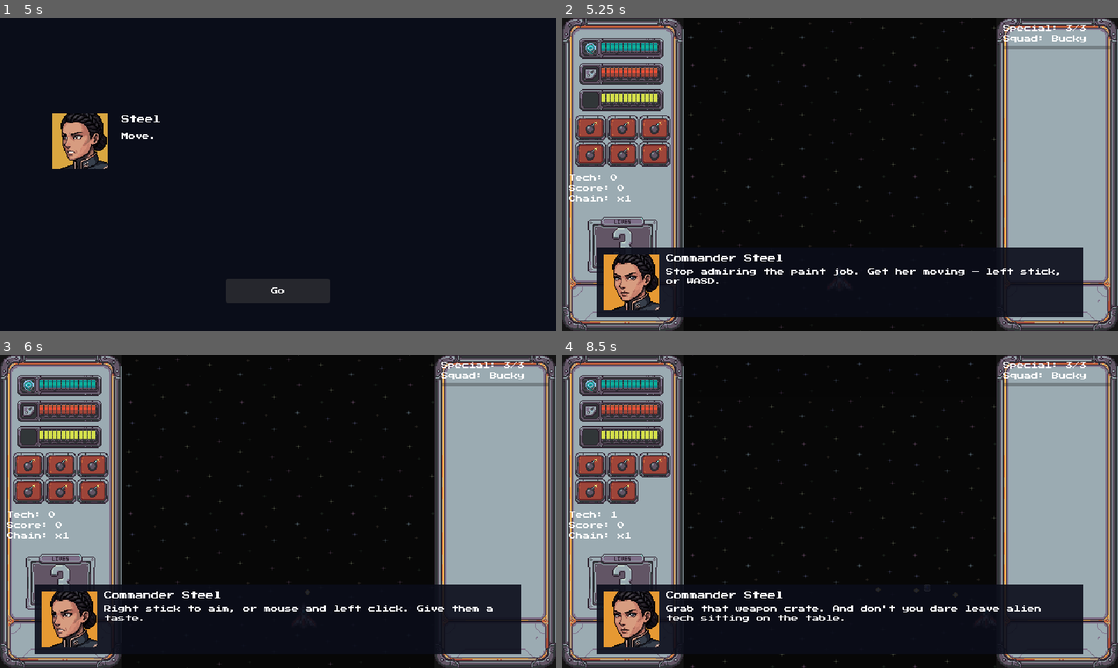
Above: before the commit, frames 1-4 (two rows, left to right).
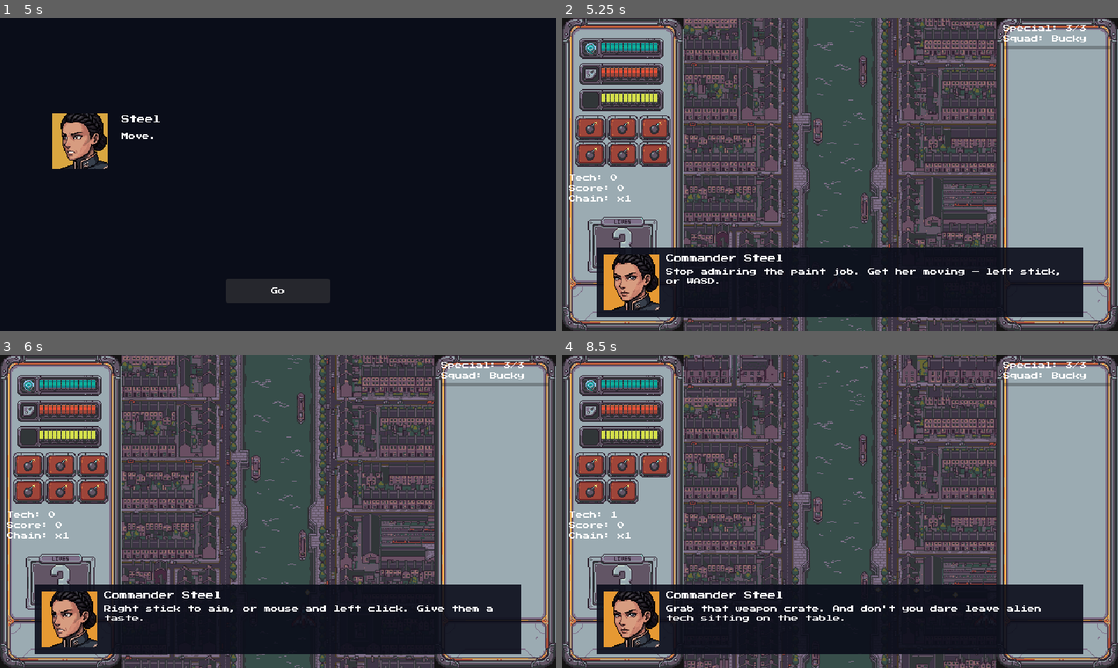
Above: after the commit, the same moments.

Repository: Funfetsunk/terra-intercept
Game: Godot game, scene res://scenes/menus/title_screen.tscn
The game is run twice, just before and just after one commit, with the same random seed, the same clock (stepped at 60 frames per second) and the same inputs.
Inputs (mouse positions are in pixels of both pictures, inside the frame that each line leads up to):
- Up to frame 1 (5 s): click "Start" at 0.5 s; click "Create" at 1.25 s; click (116, 199) at 2 s; click "London (Available)" at 2.75 s; click "Continue" at 3.5 s; click "Continue" at 4.25 s
- Up to frame 2 (5.25 s): click "Go" at 5 s
- Up to frame 3 (6 s): tap Enter (ui_accept) at 5.75 s; move the mouse to (400, 495) at 5.77 s; hold D (p1_move_right) from 5.78 s (still down); click (400, 495) at 5.85 s
- Up to frame 4 (8.5 s): tap Enter (ui_accept) at 6.02, 6.5, 7.25 s; release D (p1_move_right) at 6.5 s; drag from (728, 527) to (945, 614) at 6.52 s; move the mouse to (895, 442) at 7.27 s; hold D (p1_move_right) 7.28-8 s; hold Space (p1_ordnance) 7.28-8 s; drag from (812, 574) to (979, 570) at 8.02 s

Frame 1 is identical in both runs. In frame 2, 44% of the frame differs, in the area x 21-79%, y 0-100%; in frame 3, 44%; in frame 4, 44%.

Commit message:
Add Thames background art for London
Two 360x360 top-down tiles of the Thames and the city blocks on either
bank. Generated with PixelLab, then darkened and remapped onto the
palette so gameplay reads clearly on top. The two tiles alternate
seamlessly. BackgroundLayer gains panel_a_texture and panel_b_texture
exports, so a level can set its art per layer: property overrides on an
instanced scene's child nodes don't persist. London's near layer is
hidden until a cloud or parallax layer exists.

Also adds a palette swatch PNG (art/palette/resurrect-64.png), used as a
forced-palette input for generation.

Co-Authored-By: Claude Opus 5.5 <noreply@anthropic.com>
Claude-Session: https://claude.ai/code/session_01H357k7vYWoZ8XVmx2UrTn5

Diff:
--- a/scenes/levels/background_layer.gd
+++ b/scenes/levels/background_layer.gd
@@ -5,12 +5,20 @@
 @export var panel_height: float = 360.0
 @export var panel_a_color: Color = Color(1.0, 1.0, 1.0, 1.0)
 @export var panel_b_color: Color = Color(0.82, 0.82, 0.92, 1.0)
+## Art for each panel. The two alternate as they scroll, so B's top edge must
+## continue A's bottom edge and vice versa. Leave empty to keep the scene's texture.
+@export var panel_a_texture: Texture2D
+@export var panel_b_texture: Texture2D
 
 var base_speed: float = 0.0
 
 @onready var _panels: Array[Control] = [$PanelA, $PanelB]
 
 func _ready() -> void:
+	if panel_a_texture != null:
+		($PanelA as TextureRect).texture = panel_a_texture
+	if panel_b_texture != null:
+		($PanelB as TextureRect).texture = panel_b_texture
 	$PanelA.modulate = panel_a_color
 	$PanelB.modulate = panel_b_color
 
--- a/scenes/levels/london.tscn
+++ b/scenes/levels/london.tscn
@@ -6,6 +6,8 @@
 [ext_resource type="Script" uid="uid://bjif1hmet7sgc" path="res://scripts/systems/playfield_shake.gd" id="6_y27mh"]
 [ext_resource type="PackedScene" uid="uid://bdjsxy2elcbrc" path="res://scenes/hud/dialogue_box.tscn" id="8_gj5h3"]
 [ext_resource type="Script" uid="uid://c6cns2cik14l2" path="res://scenes/levels/scrolling_background.gd" id="10_0fxbs"]
+[ext_resource type="Texture2D" uid="uid://ddx3bxd7njgm0" path="res://art/sprites/backgrounds/london/thames_a.png" id="10_tl1kh"]
+[ext_resource type="Texture2D" uid="uid://dc3obnleji5nc" path="res://art/sprites/backgrounds/london/thames_b.png" id="11_g5f8b"]
 [ext_resource type="Resource" uid="uid://c2wfa0cb0tqh" path="res://data/missions/london_mission.tres" id="11_vng0p"]
 [ext_resource type="PackedScene" uid="uid://ort4tmjdo7j" path="res://scenes/levels/background_layer.tscn" id="12_gk56g"]
 [ext_resource type="Script" uid="uid://bgoiagdeo8ki4" path="res://scripts/systems/enemy_spawner.gd" id="14_08gnv"]
@@ -39,11 +41,12 @@
 mission = ExtResource("11_vng0p")
 
 [node name="FarLayer" parent="PlayfieldRoot/Background" unique_id=2071353270 instance=ExtResource("12_gk56g")]
-scroll_speed_multiplier = 0.5
-panel_a_color = Color(0.06, 0.02, 0.09, 1)
-panel_b_color = Color(0.08, 0.03, 0.11, 1)
+panel_b_color = Color(1, 1, 1, 1)
+panel_a_texture = ExtResource("10_tl1kh")
+panel_b_texture = ExtResource("11_g5f8b")
 
 [node name="NearLayer" parent="PlayfieldRoot/Background" unique_id=899699578 instance=ExtResource("12_gk56g")]
+visible = false
 
 [node name="EnemySpawner" type="Node" parent="PlayfieldRoot" unique_id=1415624087]
 script = ExtResource("14_08gnv")
Binary file added: art/palette/resurrect-64.png
Not shown, added: art/palette/resurrect-64.png.import
Binary file added: art/sprites/backgrounds/london/thames_a.png
Not shown, added: art/sprites/backgrounds/london/thames_a.png.import
Binary file added: art/sprites/backgrounds/london/thames_b.png
Not shown, added: art/sprites/backgrounds/london/thames_b.png.import
